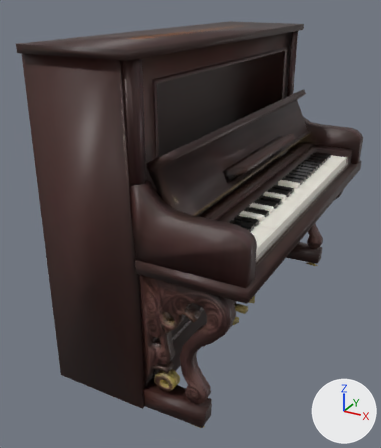
The FBX model Assets/_Project/Models/Props/Gameplay/Prop_Piano.fbx, before and after one commit.
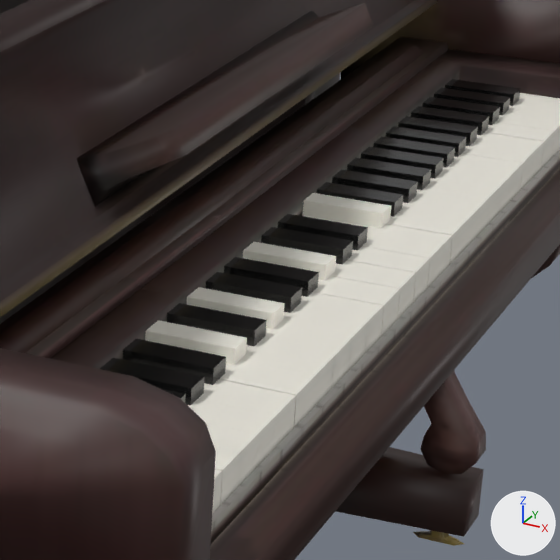
Each version appears first whole from a 50 mm camera at (0.827, -1.857, 0.734) aimed at (-0.122, -0.132, -0.129), and next in a close-up on the part from 54% to 89% of the width and 30% to 60% of the height. Every picture has the same lights, and +X, +Y and +Z are marked at lower right. The last two pictures show the newer version. Where no turn or scale is listed for an object, it has been applied to the vertices.

The first close-up shows 'Key_Black0.002', 'Key_Black0.003', 'Key_Black0.004', 'Key_Black0.005', 'Key_Black0.008', 'Key_Black0.021', 'Key_White13', 'Key_White3', 'Key_White4', 'Key_White5', 'Key_White6', 'Key_White7', 'Piano_Body' and 37 more.
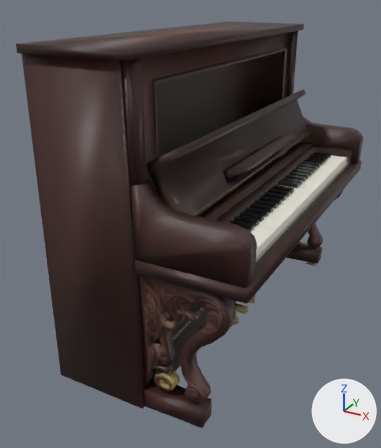
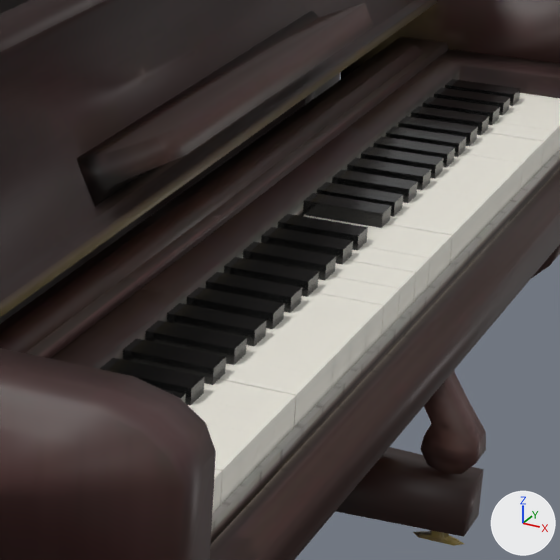
Commit message: fix(piano): correct Key_Black material assignment on 4 keys

Patch to the scene script:
```diff
--- a/Assets/_Project/Models/Props/Gameplay/Prop_Piano.fbx.py
+++ b/Assets/_Project/Models/Props/Gameplay/Prop_Piano.fbx.py
@@ me_cube_070 @@
 me_cube_070.from_pydata(...)  # 8 vertices, 6 faces; spans x -0.0396..0.0396, y -0.0131..0.0131, z -0.0359..0.0359
-me_cube_070.materials.append(mat_piano_ivory)  # white #f6f2e7
+me_cube_070.materials.append(mat_black)  # black #191919
@@ me_cube_067 @@
 me_cube_067.from_pydata(...)  # 8 vertices, 6 faces; spans x -0.0396..0.0396, y -0.0131..0.0131, z -0.0359..0.0359
-me_cube_067.materials.append(mat_piano_ivory)  # white #f6f2e7
+me_cube_067.materials.append(mat_black)  # black #191919
@@ me_cube_064 @@
 me_cube_064.from_pydata(...)  # 8 vertices, 6 faces; spans x -0.0396..0.0396, y -0.0131..0.0131, z -0.0359..0.0359
-me_cube_064.materials.append(mat_piano_ivory)  # white #f6f2e7
+me_cube_064.materials.append(mat_black)  # black #191919
@@ me_cube_072 @@
 me_cube_072.from_pydata(...)  # 8 vertices, 6 faces; spans x -0.0396..0.0396, y -0.0131..0.0131, z -0.0359..0.0359
-me_cube_072.materials.append(mat_piano_ivory)  # white #f6f2e7
+me_cube_072.materials.append(mat_black)  # black #191919
```

Where the change shows, as pixel boxes (x1, y1, x2, y2) in the close-ups (560 x 560 px):
'Key_Black0.004', recoloured (white to black): (145, 320, 247, 365) in both
'Key_Black0.005', recoloured (white to black): (302, 193, 391, 228) in both
'Key_Black0.002', recoloured (white to black): (186, 287, 285, 329) in both
'Key_Black0.008', recoloured (white to black): (243, 242, 336, 280) in both
